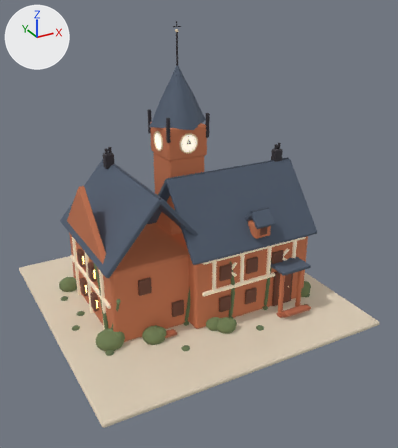
Before and after pictures for a commit that changed the glTF model public/diorama-town-hall/town_hall.glb.
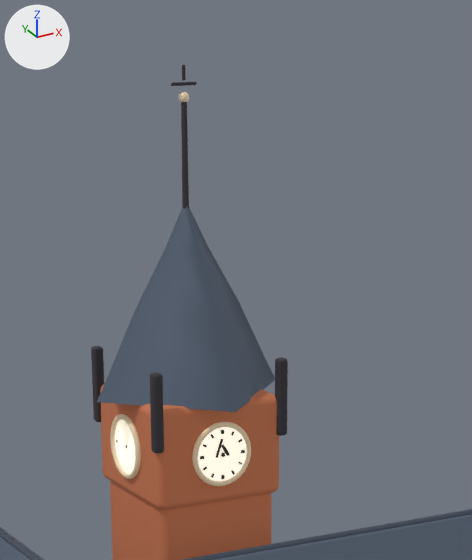
The first picture shows the older version from a 50 mm camera at (-7.83, -15.55, 10.24) aimed at (0.16, -1.03, 2.98). The close-ups show the older and then the newer version on the part from 30% to 67% of the width and 0% to 39% of the height of that picture. Only the edits that show in the close-ups are written down. The axes (+X, +Y, +Z) are drawn at upper left. The lights are the same throughout. Where no turn or scale is listed for an object, it has been applied to the vertices. Vertices at exactly the same position are counted once.
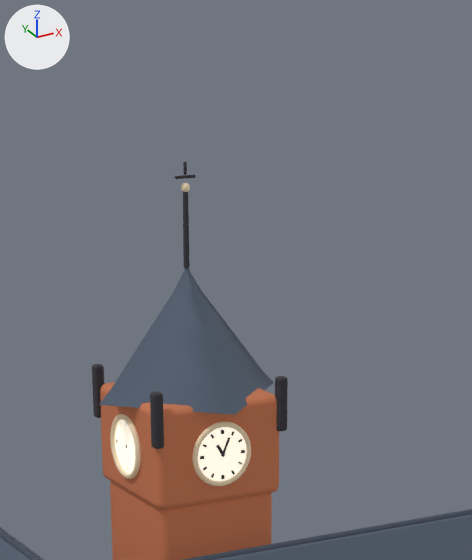
Changed parts and their boxes [x1, y1, x2, y2] in the close-ups (472 x 560 px; the box of a moved part takes in the faces that stretch with it):
'Mesh_172', reshaped, moved (29% shorter): before [97, 206, 275, 412]; after [99, 268, 274, 415]
'Mesh_170', reshaped, moved (28% shorter): before [150, 372, 164, 453]; after [150, 391, 164, 449]
'Mesh_173', moved: before [181, 102, 189, 208]; after [183, 192, 190, 268]
'Mesh_171', moved: before [275, 357, 288, 436]; after [275, 376, 288, 431]
'Mesh_168', moved: before [91, 346, 104, 422]; after [92, 364, 104, 418]
'Mesh_174', moved: before [179, 92, 189, 102]; after [181, 183, 190, 192]
'Mesh_175', moved: before [171, 82, 196, 86]; after [175, 175, 196, 179]
'Mesh_176', moved: before [182, 65, 186, 81]; after [183, 162, 187, 175]
'Mesh_149', moved: before [216, 439, 223, 458]; after [223, 437, 230, 453]
'Mesh_148', moved: before [221, 444, 230, 456]; after [217, 444, 223, 454]
part 1 of me_mesh_170, moved or reshaped: before [150, 372, 163, 378]; after [150, 391, 163, 397]
part 2 of me_mesh_170, moved or reshaped: before [150, 377, 164, 453]; after [150, 396, 164, 449]

What the commit changed:
me_mesh_170 is used by ob_mesh_170; location (-0.63, -0.51, 6.07).
me_mesh_170 had 56 vertices, 108 faces and spanned x -0.055..0.055, y -0.055..0.055, z -0.39..0.39.
me_mesh_170 now has 56 vertices, 108 faces and spans x -0.055..0.055, y -0.055..0.055, z -0.275..0.275.
me_mesh_170 part 1: all 28 vertices in x -0.055..0.055, y -0.055..0.055, z 0.36..0.39 are moved by (0.0, 0.0, -0.115).
me_mesh_170 part 2: all 28 vertices in x -0.055..0.055, y -0.055..0.055, z -0.39..-0.36 are moved by (0.0, 0.0, 0.115).
me_mesh_172 is used by ob_mesh_172; location (0.06, 0.18, 6.07).
me_mesh_172 had 26 vertices, 36 faces and spanned x -1.02..1.02, y -1.02..1.02, z 0.0..1.9.
me_mesh_172 now has 26 vertices, 36 faces and spans x -1.0..1.0, y -1.0..1.0, z 0.0..1.32.
me_mesh_172 part 3: 26 of 26 vertices moved; they spanned x -1.02..1.02, y -1.02..1.02, z 0.0..1.9 and now span x -1.0..1.0, y -1.0..1.0, z 0.0..1.32; mean shift (0.0, 0.01, -0.26).
Object 'Mesh_148' (ob_mesh_148) moves from (0.03, -0.02, 0.04) to (0.0, -0.02, 0.0).
Object 'Mesh_149' (ob_mesh_149) moves from (-0.04, -0.022, 0.07) to (0.0, -0.022, 0.0).
Object 'Mesh_168' (ob_mesh_168) moves from (-0.63, 0.87, 6.07) to (-0.63, 0.87, 6.0).
Object 'Mesh_170' (ob_mesh_170) moves from (-0.63, -0.51, 6.07) to (-0.63, -0.51, 6.0).
Object 'Mesh_171' (ob_mesh_171) moves from (0.75, -0.51, 6.07) to (0.75, -0.51, 6.0).
Object 'Mesh_172' (ob_mesh_172) moves from (0.06, 0.18, 6.07) to (0.06, 0.18, 6.04).
Object 'Mesh_173' (ob_mesh_173) moves from (0.06, 0.18, 8.35) to (0.06, 0.18, 7.66).
Object 'Mesh_174' (ob_mesh_174) moves from (0.06, 0.18, 8.89) to (0.06, 0.18, 8.06).
Object 'Mesh_175' (ob_mesh_175) moves from (0.06, 0.18, 9.01) to (0.06, 0.18, 8.16).
Object 'Mesh_176' (ob_mesh_176) moves from (0.06, 0.18, 9.11) to (0.06, 0.18, 8.24).
